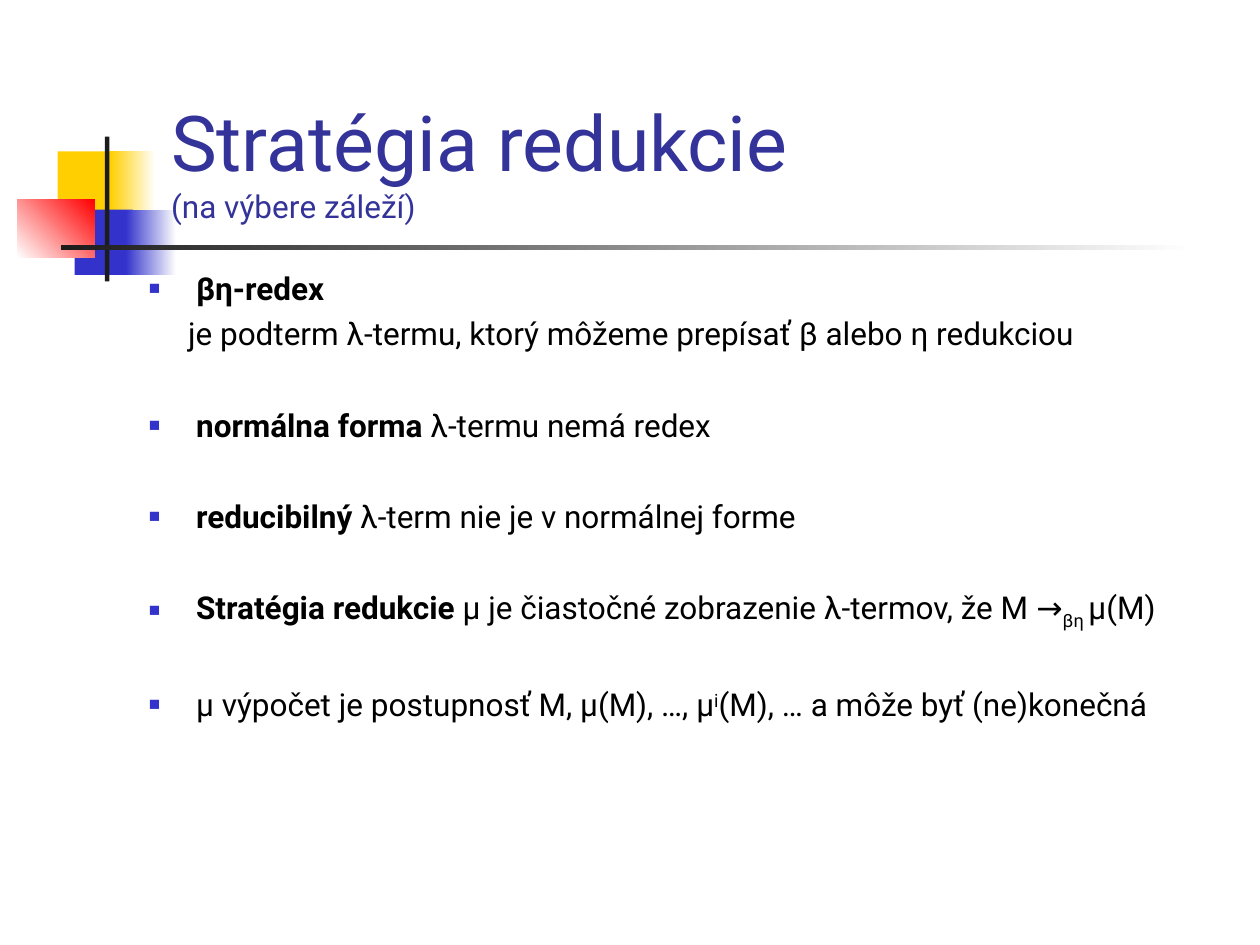
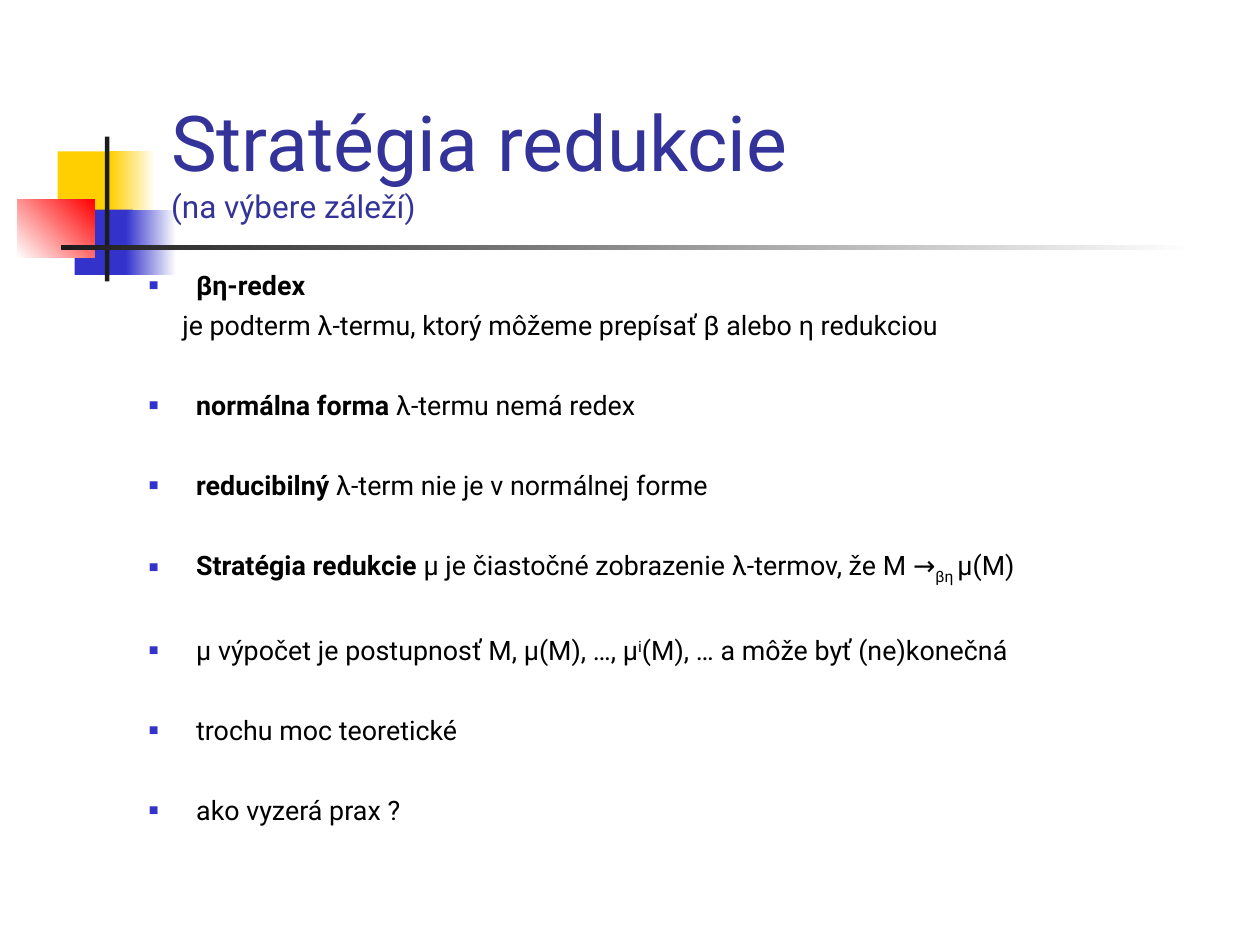
Before and after one commit to Funkcionalne/Prednasky, a slide deck: slide 11 of 06/06_fpro.ppt. Drawn at 1260x945 pixels with LibreOffice and Linux fonts; fonts in the diff are those of the drawing. Boxes give left, top, right and bottom in pixels: in the first picture for what was removed or moved away, otherwise in the second. Text is boxed around its words. In the diff, an @@ line names an element or a change of style, - is before the commit and + after.

```diff
--- a/06/06_fpro.ppt
+++ b/06/06_fpro.ppt
@@ text at <box>182,275,1014,666</box>: size 18 to 15.3 pt in "βη-redex", "je podterm λ-termu, ktorý môžeme prepísať β ...", "normálna forma λ-termu nemá redex", "reducibilný λ-term nie je v normálnej forme" and 2 more places @@
@@ text at <box>196,720,457,826</box>: paragraphs added @@
+■ trochu moc teoretické
+■ ako vyzerá prax ?
```
Also in this commit, not shown: 8 other slides changed, 3 slides added, 1 other file.
